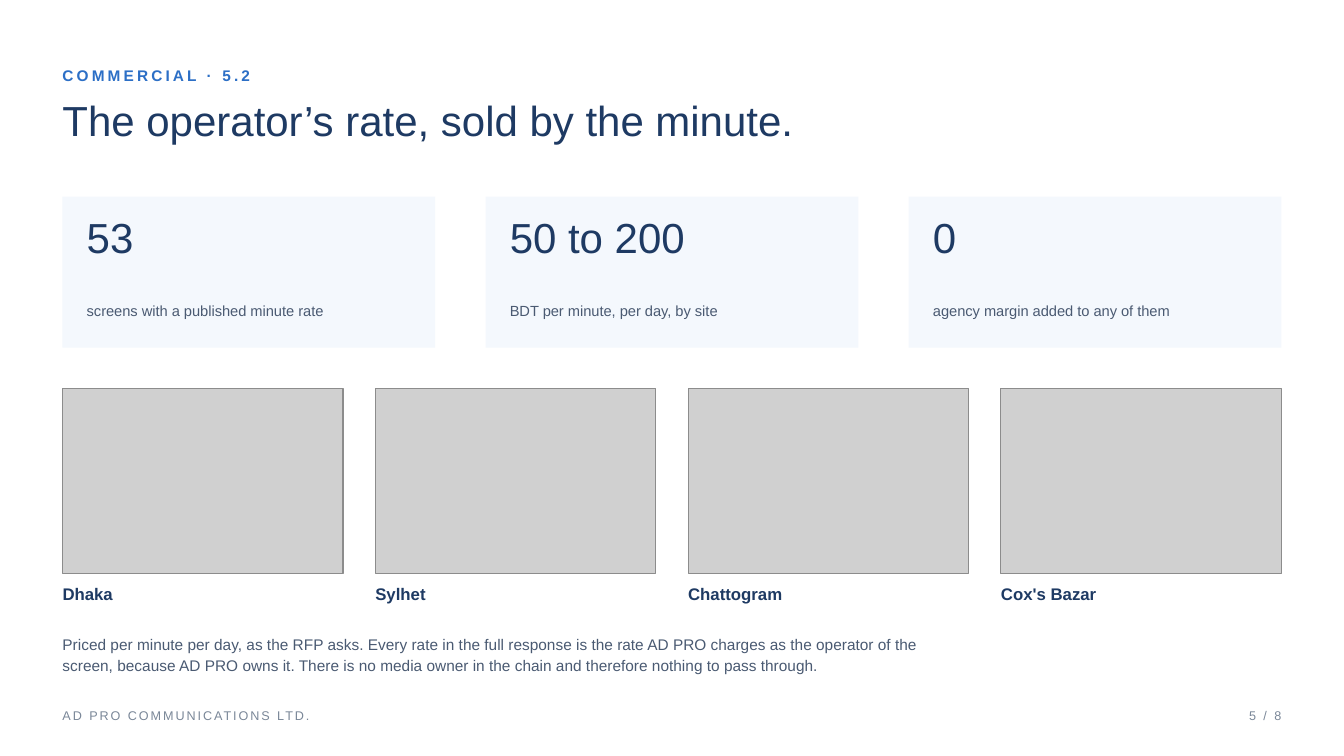
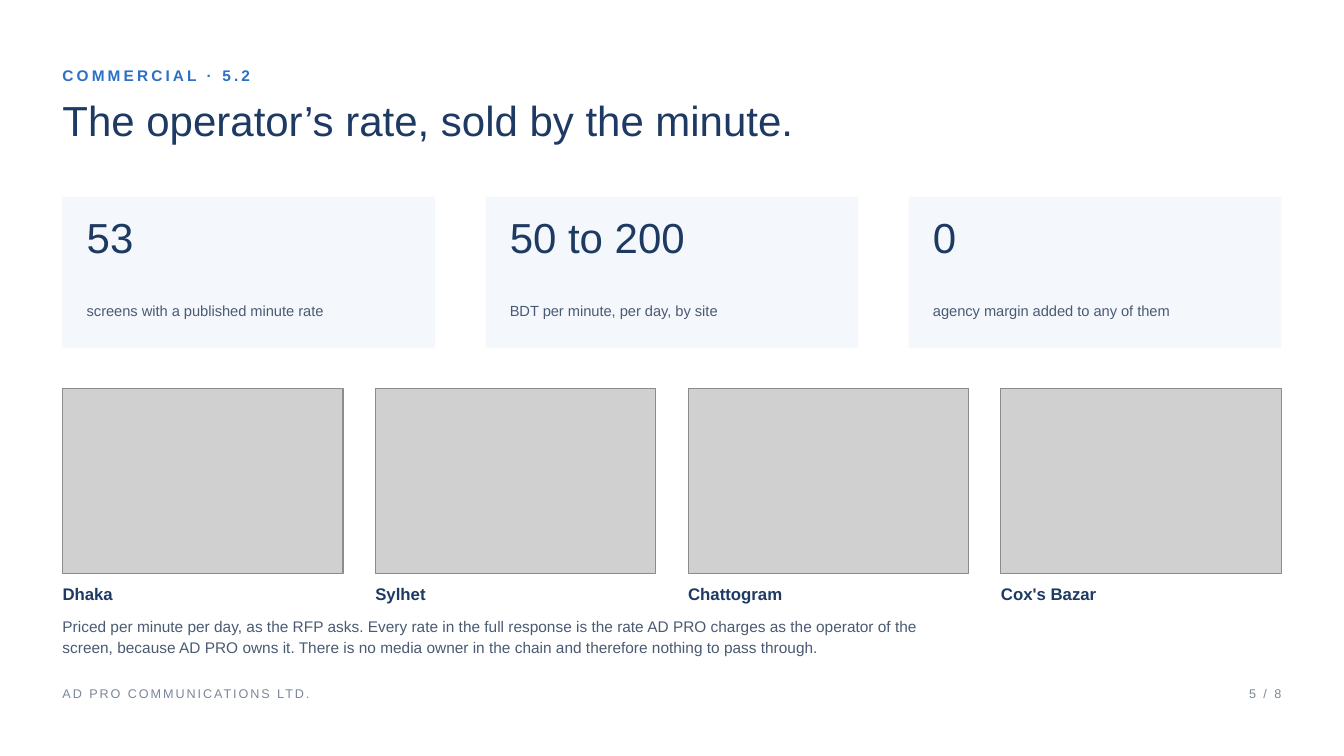
Before and after one commit to AhmedMasum2000000/acnd.music, a slide deck: slide 5 of adpro/uber-presentation.pptx. Drawn at 1344x756 pixels with LibreOffice and Linux fonts; fonts in the diff are those of the drawing; grey boxes stand for pictures. Boxes give left, top, right and bottom in pixels: in the first picture for what was removed or moved away, otherwise in the second. Text is boxed around its words. In the diff, an @@ line names an element or a change of style, - is before the commit and + after.

```diff
--- a/adpro/uber-presentation.pptx
+++ b/adpro/uber-presentation.pptx
@@ text "Priced per minute per day, ...": place and size @@
-text "Priced per minute per day, ..." at bbox=[62, 639, 916, 674]
+text "Priced per minute per day, ..." at bbox=[62, 621, 916, 656]
@@ text "AD PRO COMMUNICATIONS LTD.": place and size @@
-text "AD PRO COMMUNICATIONS LTD." at bbox=[63, 704, 567, 728]
+text "AD PRO COMMUNICATIONS LTD." at bbox=[63, 682, 567, 706]
@@ text "5 / 8": place and size @@
-text "5 / 8" at bbox=[1249, 711, 1281, 720]
+text "5 / 8" at bbox=[1249, 689, 1281, 698]
```
Also in this commit, not shown: 6 other slides changed, 1 other file.
